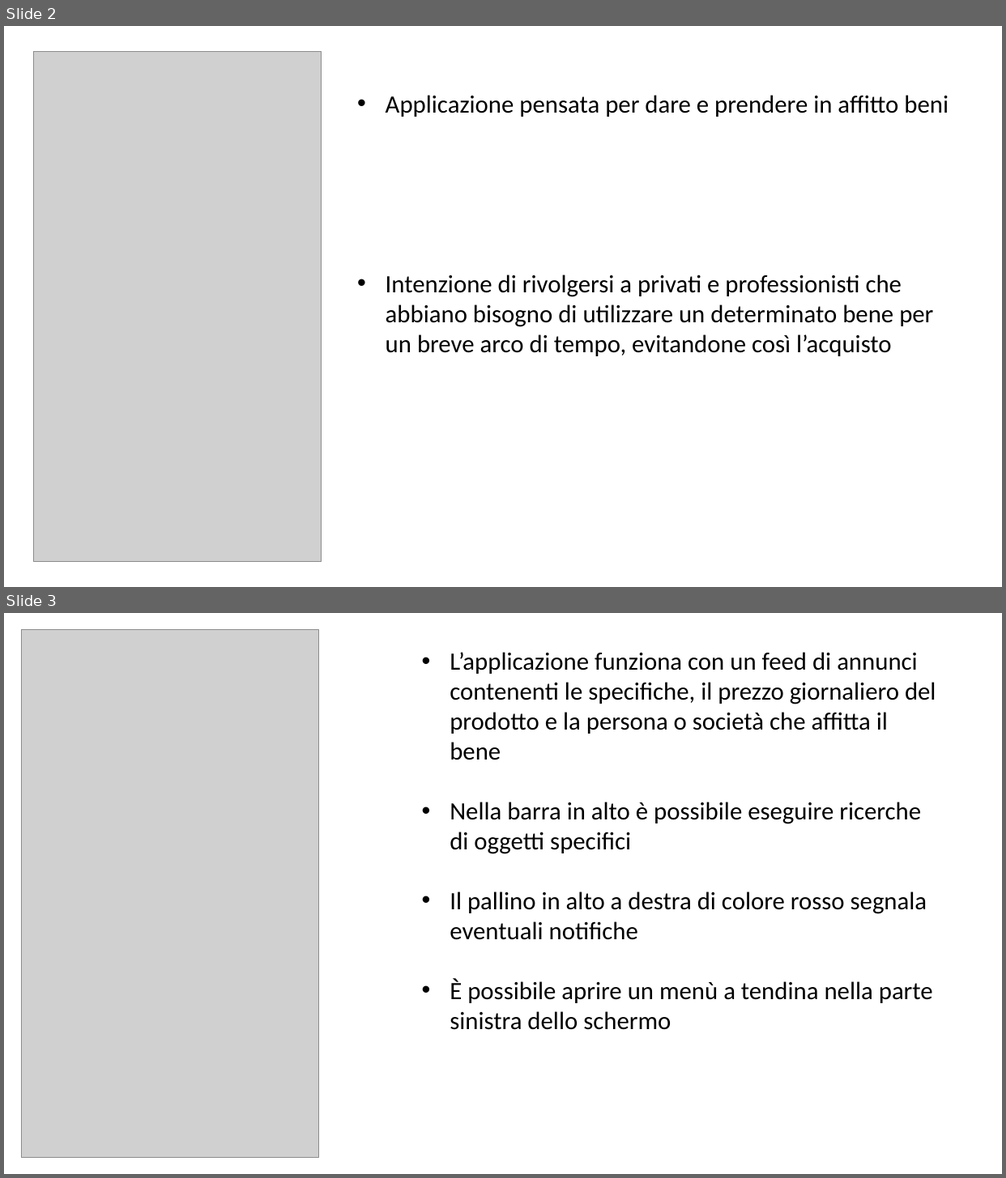
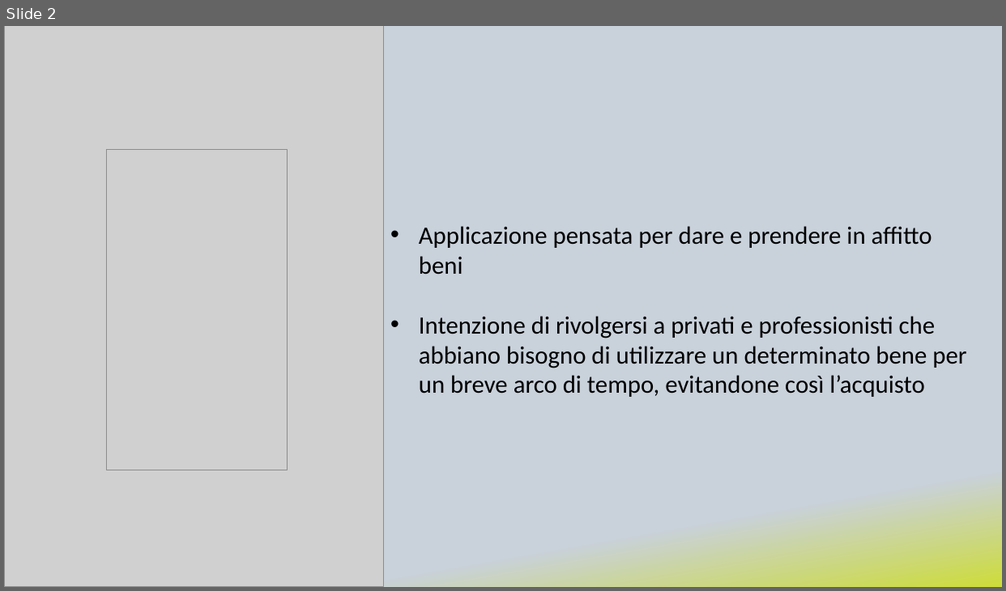
Before and after one commit to Dr-Dd/RentIT, a slide deck: mockup/presentazione.pptx. Shown one above the other, each under a label of ours: slides 2 and 3 before the commit, slide 2 after it. The pictures are 1006x1178 and 1006x591 pixels, drawn with LibreOffice and Linux fonts; fonts in the diff are those of the drawing; grey boxes stand for pictures. Boxes give left, top, right and bottom in pixels: in the first picture for what was removed or moved away, otherwise in the second. Text is boxed around its words. In the diff, an @@ line names an element or a change of style, - is before the commit and + after.

```diff
--- a/mockup/presentazione.pptx
+++ b/mockup/presentazione.pptx
@@ slide 3 removed at box(4, 613, 1002, 1174), background #FFFFFF @@
@@ picture removed at box(21, 629, 318, 1158) @@
@@ text removed at box(450, 652, 936, 1030) @@
-• L’applicazione funziona con un feed di annunci contenenti le specifiche, il prezzo giornaliero del prodotto e la persona o società che affitta il bene
-• Nella barra in alto è possibile eseguire ricerche di oggetti specifici
-• Il pallino in alto a destra di colore rosso segnala eventuali notifiche
-• È possibile aprire un menù a tendina nella parte sinistra dello schermo
@@ slide 2 changed as well @@
@@ background #FFFFFF to gradient #C9D1DB to #CDDC39 @@
@@ picture added at box(4, 26, 384, 587) @@
@@ picture: place and size @@
-picture at box(34, 51, 322, 562)
+picture at box(107, 149, 287, 470)
@@ text "Applicazione pensata per dare e ..." rewrapped from box(386, 95, 948, 356) to box(419, 226, 966, 397) @@
```
Also in this commit, not shown: 4 slides added, 3 other slides removed, 5 other files.
